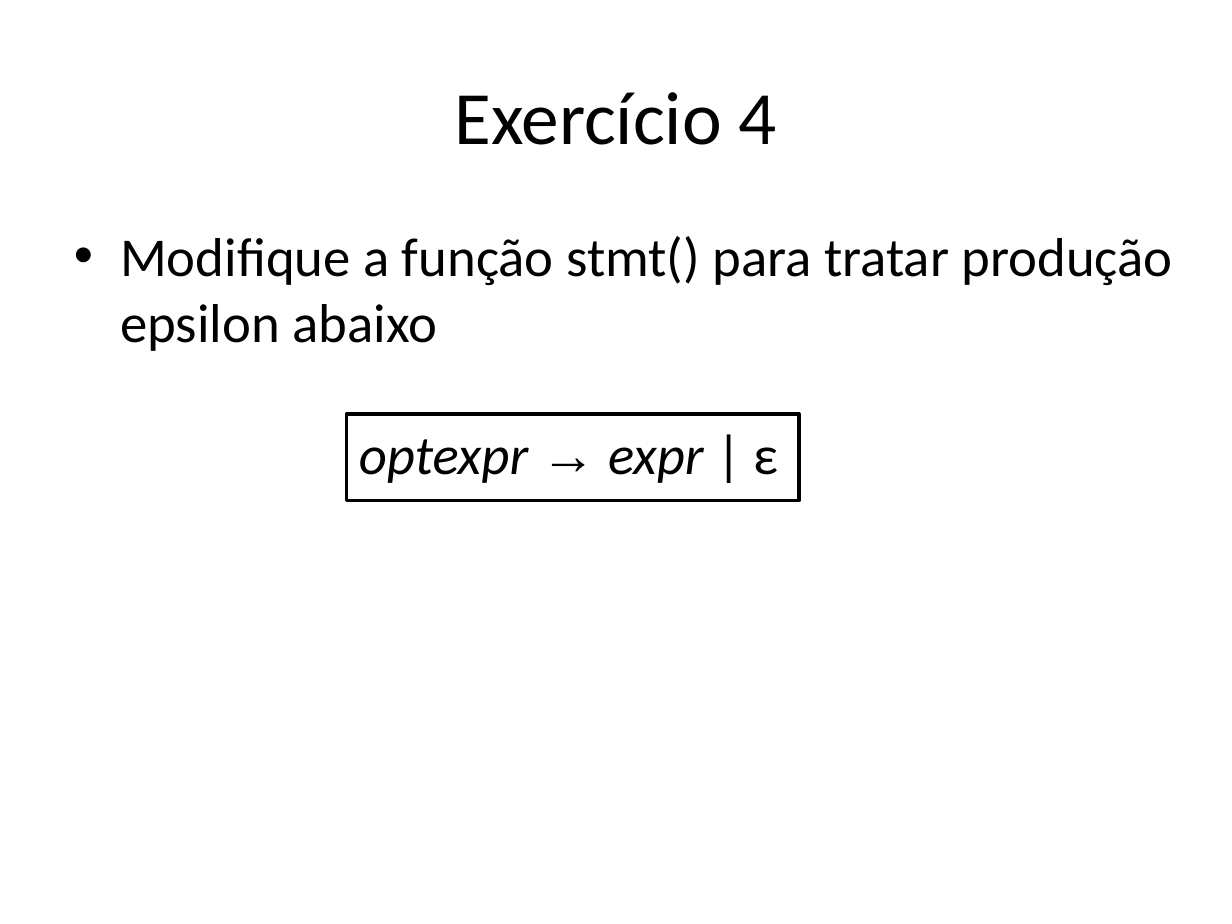
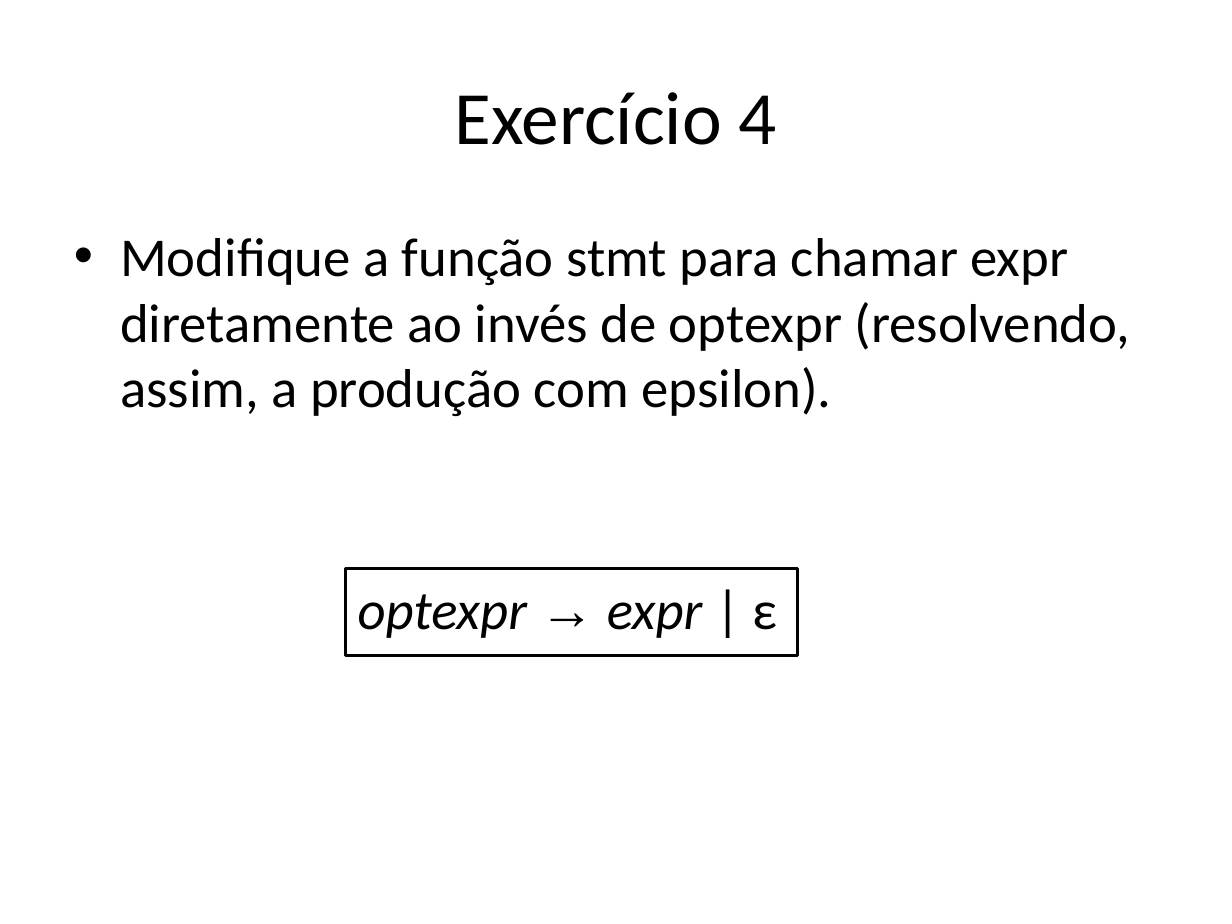
Before and after one commit to damorim/compilers-cin, a slide deck: slide 42 of slides-aulas/conceitos-basicos.pptx. Drawn at 1232x924 pixels with LibreOffice and Linux fonts; fonts in the diff are those of the drawing. Boxes give left, top, right and bottom in pixels: in the first picture for what was removed or moved away, otherwise in the second. Text is boxed around its words. In the diff, an @@ line names an element or a change of style, - is before the commit and + after.

```diff
--- a/slides-aulas/conceitos-basicos.pptx
+++ b/slides-aulas/conceitos-basicos.pptx
@@ text at [120,238,1131,416]: text changed @@
-• Modifique a função stmt() para tratar produção epsilon abaixo
+• Modifique a função stmt para chamar expr diretamente ao invés de optexpr (resolvendo, assim, a produção com epsilon).
@@ rectangle "optexpr → expr | ε": place and size @@
-rectangle "optexpr → expr | ε" at [346,414,798,500]
+rectangle "optexpr → expr | ε" at [345,569,797,655]
```
Also in this commit, not shown: 6 other slides changed, 1 slide added, 3 other files.
